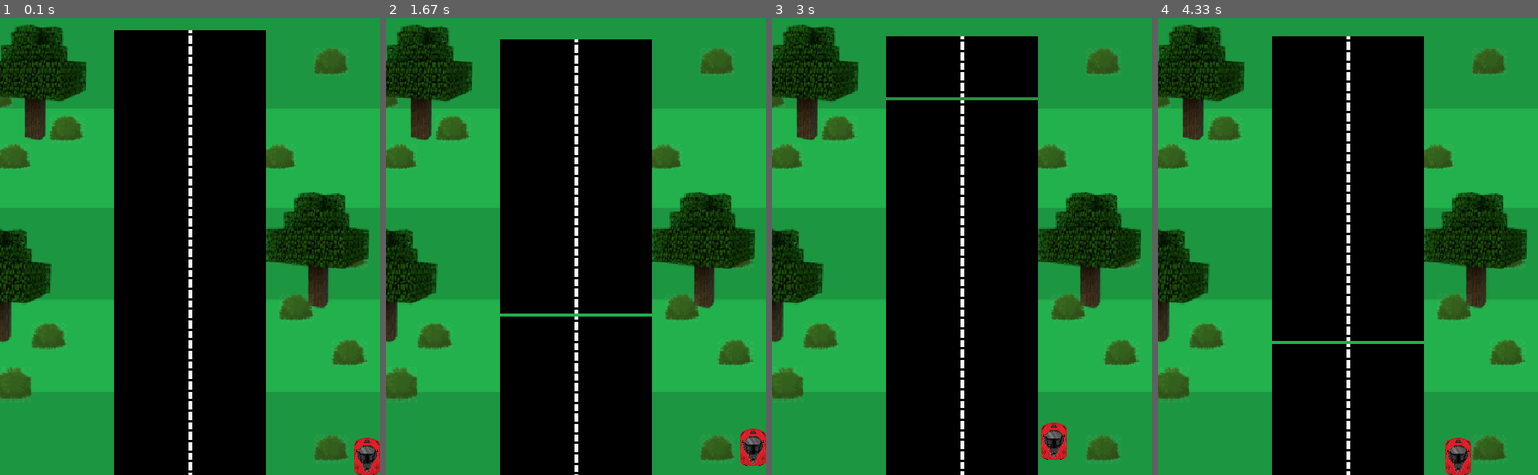
Above: before the commit, frames 1-4 (left to right).
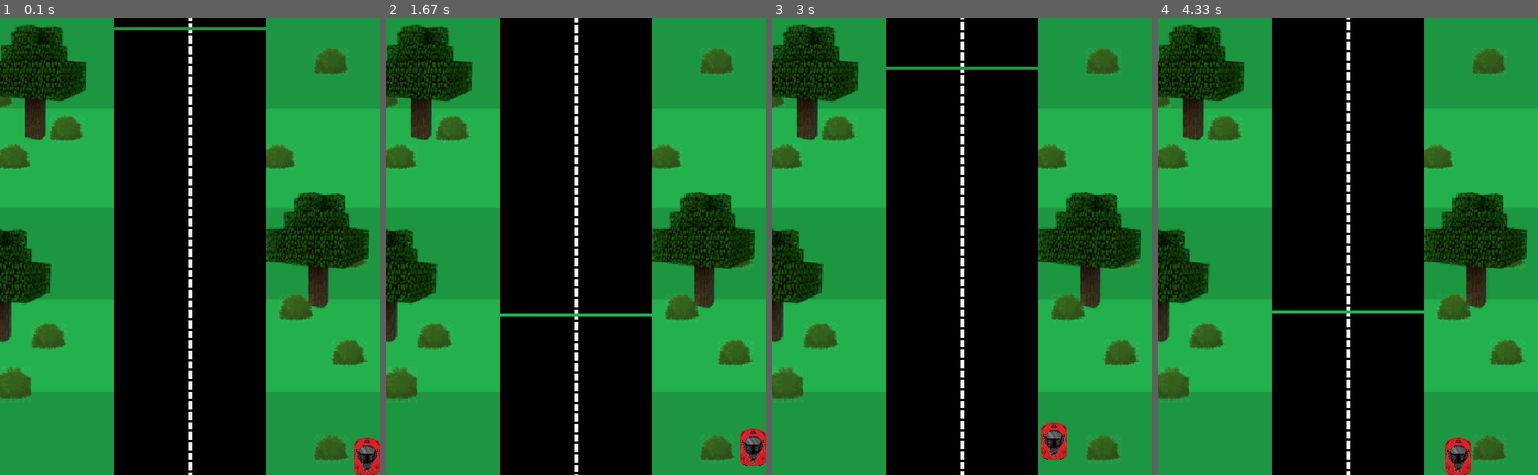
Above: after the commit, the same moments.

Repository: ferclima/pygame
Game: pygame game, started from codigo do jogo.py
The game is run twice, just before and just after one commit, with the same random seed, the same clock (stepped at 60 frames per second) and the same inputs.
Inputs:
- Up to frame 1 (0.1 s): no input
- Up to frame 2 (1.67 s): hold Right 0.33-0.8 s; hold Up 0.83-1.3 s; hold Right from 1.33 s (still down)
- Up to frame 3 (3 s): release Right at 1.8 s; hold Left 1.83-2.37 s; hold Left 2.4-2.8 s; hold Up from 2.83 s (still down)
- Up to frame 4 (4.33 s): release Up at 3.2 s; hold Right 3.23-3.87 s; hold Left from 3.9 s (still down)

The runs differ from the first frame. In frame 1, 0.8% of the frame differs, in the area x 30-70%, y 0-2%; in frame 2, 1.9%; in frame 3, 2.2%, in the area x 30-70%, y 0-18%; in frame 4, 2.2%.

Commit message:
correções pista

Diff:
--- a/codigo do jogo.py
+++ b/codigo do jogo.py
@@ -38,7 +38,7 @@
         # Se o meteoro passar do final da tela, volta para cima e sorteia
         # novas posições e velocidades
         if self.rect.y > HEIGHT:
-            self.rect.y = 0
+            self.rect.y = -40
 
 class Carro(pygame.sprite.Sprite):
     def __init__(self, img):
@@ -70,7 +70,7 @@
 all_sprites = pygame.sprite.Group()
 all_pistas = pygame.sprite.Group()
 
-for i in range(15):
+for i in range(16):
     pista = Pista(pista_img)
     pista.rect.y = 40 * i
     all_pistas.add(pista)
